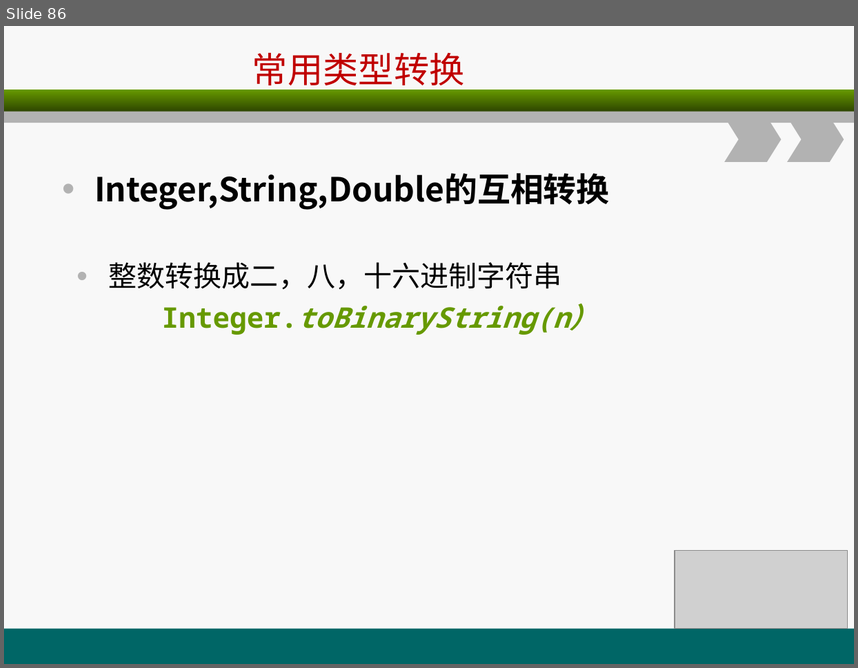
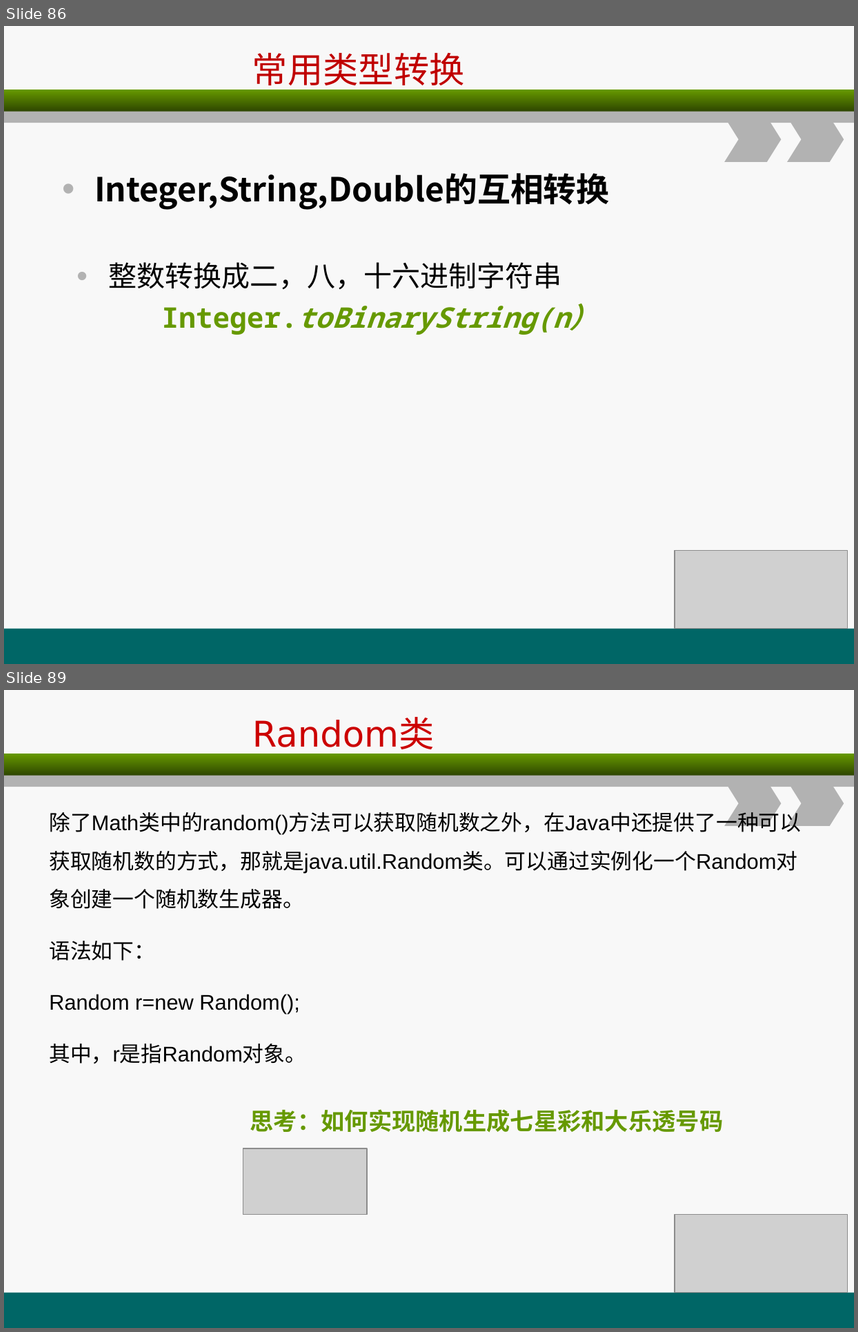
Before and after one commit to christwei/gitDoc, a slide deck: 课件/环宇/java编程基础/A3.ppt. Shown one above the other, each under a label of ours: slide 86 before the commit, slides 86 and 89 after it; the slides between them are not shown. The pictures are 858x668 and 858x1332 pixels, drawn with LibreOffice and Linux fonts; fonts in the diff are those of the drawing; grey boxes stand for pictures. Boxes give left, top, right and bottom in pixels: in the first picture for what was removed or moved away, otherwise in the second. Text is boxed around its words. In the diff, an @@ line names an element or a change of style, - is before the commit and + after.

```diff
--- a/课件/环宇/java编程基础/A3.ppt
+++ b/课件/环宇/java编程基础/A3.ppt
@@ slide 89 added at [4,690,854,1328], background #F8F8F8; not listed: 5 template elements that a slide beside it also shows @@
@@ title added at [252,718,435,749], 30 pt, text #CC0000 @@
+Random类
@@ text added at [49,809,801,1063], 18 pt, text #000000 @@
+除了Math类中的random()方法可以获取随机数之外，在Java中还提供了一种可以获取随机数的方式，那就是java.util.Random类。可以通过实例化一个Random对象创建一个随机数生成器。
+语法如下：
+Random r=new Random();
+其中，r是指Random对象。
@@ text added at [250,1109,724,1132], 20 pt, text #669900, bold @@
+思考：如何实现随机生成七星彩和大乐透号码
@@ picture added at [243,1148,367,1214] @@
@@ picture added at [675,1214,848,1292] @@
```
Also in this commit, not shown: 1 slide changed, 2 other slides added, 2 other files.
